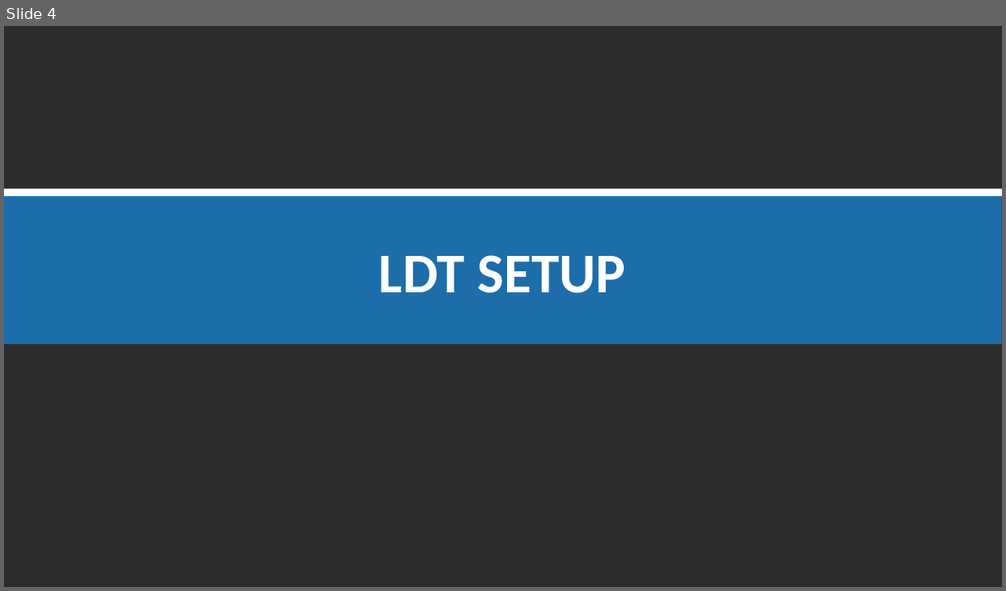
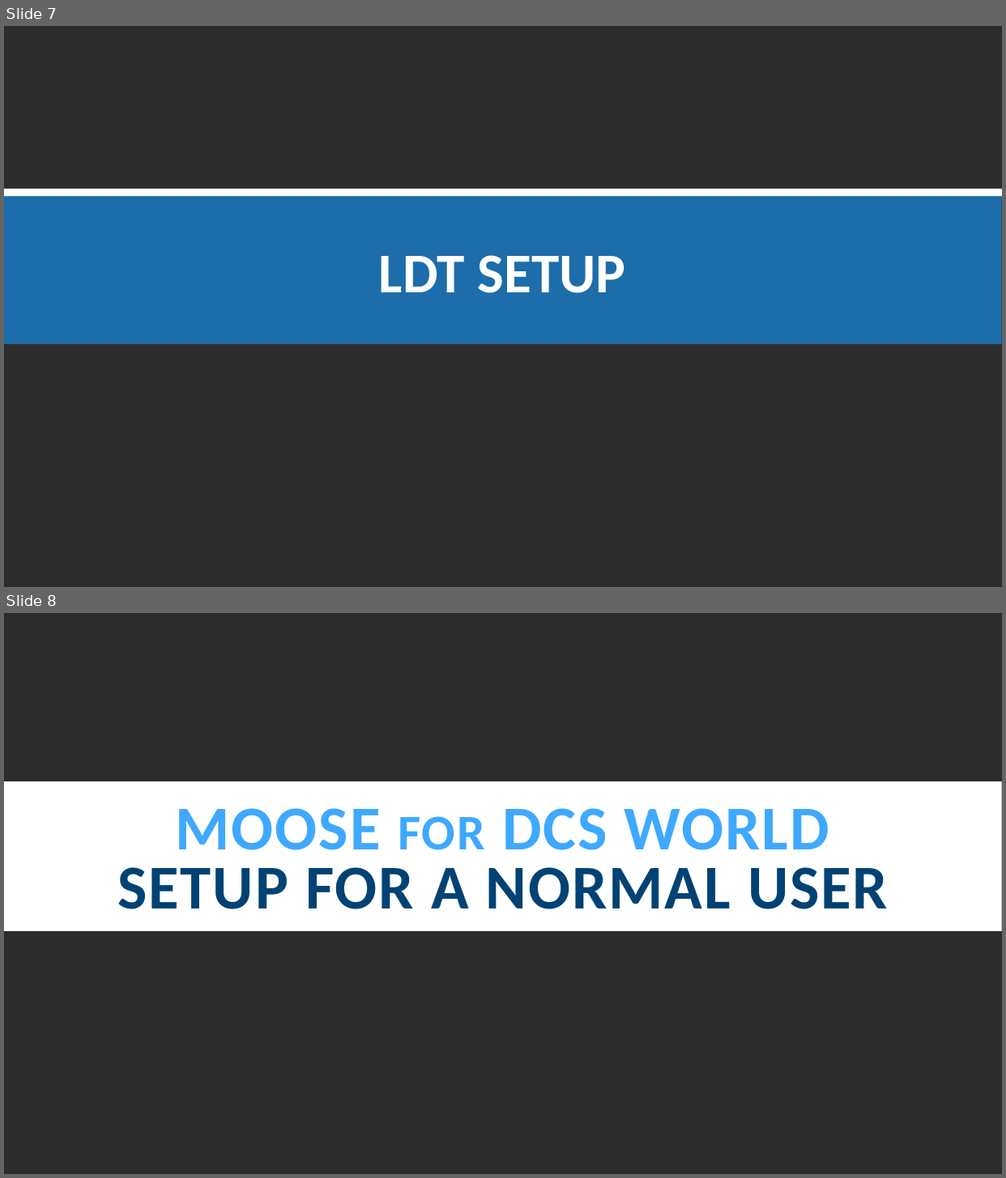
Before and after one commit to FlightControl-Master/MOOSE_PRESENTATIONS, a slide deck: Moose Presentations/SETUP.pptx. Shown one above the other, each under a label of ours: slide 4 before the commit, slides 7 and 8 after it. The pictures are 1006x591 and 1006x1178 pixels, drawn with LibreOffice and Linux fonts; fonts in the diff are those of the drawing; background and template pictures are left out. Boxes give left, top, right and bottom in pixels: in the first picture for what was removed or moved away, otherwise in the second. Text is boxed around its words. In the diff, an @@ line names an element or a change of style, - is before the commit and + after.

```diff
--- a/Moose Presentations/SETUP.pptx
+++ b/Moose Presentations/SETUP.pptx
@@ slide 8 added at bbox=[4, 613, 1002, 1174], background picture (left out) @@
@@ rectangle added at bbox=[4, 781, 1002, 931], fill #FFFFFF @@
@@ title added at bbox=[117, 808, 888, 909], 60 pt, text #004274, bold @@
+MOOSE FOR DCS WORLD
+SETUP FOR A NORMAL USER
@@ text added at bbox=[261, 873, 694, 909], 18 pt, text #FFFFFF @@
+https://upload.wikimedia.org/wikipedia/commons/7/7e/Moroccan_F-5_jet.jpg
@@ what was slide 4 is now slide 7 @@
```
Also in this commit, not shown: 2 slides changed, 4 other slides added, 1 other file.
